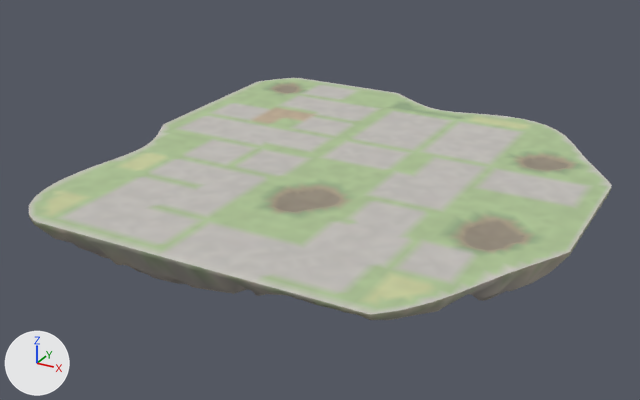
Two versions of the glTF model godot_project/remake/sky/islands/SKY-067.rock.glb, one commit apart.
Before and after are seen from a 50 mm camera at (167.0, -319.0, 141.0) aimed at (-9.0, 1.0, -19.0). Arrows for +X, +Y and +Z are at lower left; the lights stay in place. The picture after the commit comes second.

Names of what the first picture shows: 'deck-col', 'rock'.
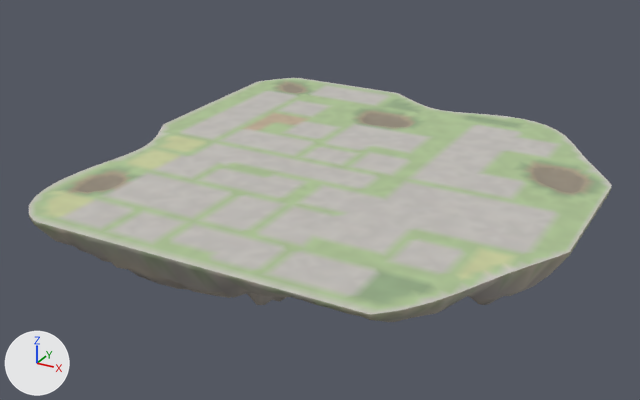
Location of each change, (x1, y1, x2, y2) in pixels of the pictures (640 x 400 px; the box of a moved part takes in the faces that stretch with it):
part 1 of me_deck_col, moved or reshaped
    before: (450, 151, 590, 255)
    after: (452, 154, 598, 255)
part 2 of me_deck_col, built on
    before: (262, 183, 351, 215)
    after: (266, 183, 347, 213)
part 3 of me_deck_col, cut back
    before: (353, 109, 414, 129)
    after: (353, 109, 417, 130)
part 4 of me_deck_col, moved or reshaped
    before: (267, 81, 311, 95)
    after: (270, 81, 311, 95)
part 5 of me_deck_col, cut back
    before: (67, 172, 128, 195)
    after: (67, 169, 134, 195)
part 6 of me_deck_col, recoloured
    both: (53, 79, 606, 307)

Patch to the scene script:
```diff
--- a/godot_project/remake/sky/islands/SKY-067.rock.glb.py
+++ b/godot_project/remake/sky/islands/SKY-067.rock.glb.py
@@ me_deck_col @@
 # used by ob_deck_col; location = (0.0, 0.0, 0.0)
-me_deck_col.from_pydata(...)  # 2887 vertices, 5526 faces; spans x -100.0..110.0, y -106.0..111.0, z -2.0..0.0
+me_deck_col.from_pydata(...)  # 2892 vertices, 5536 faces; spans x -100.0..110.0, y -106.0..111.0, z -2.0..0.0
+# me_deck_col part 1: 29 vertices moved from x 72.0..96.0, y -41.0..51.0, z -2.0..0.0 to x 76.0..99.0, y -41.0..51.0, z -2.0..0.0; 146 vertices removed from x 68.0..96.0, y -46.0..56.0, z -2.0..0.0; 104 vertices added at x 72.0..99.0, y -45.0..51.0, z -2.0..0.0
+# me_deck_col part 2: 13 vertices moved from x -3.0..19.0, y -47.0..-33.0, z -2.0..0.0 to x 0.0..16.0, y -45.0..-33.0, z 0.0; 82 vertices removed from x -6.0..19.0, y -52.0..-24.0, z -2.0..0.0; 17 vertices added at x -4.0..16.0, y -49.0..-25.0, z 0.0
+# me_deck_col part 3: 8 vertices moved from x -16.0..-4.0, y 59.0..71.0, z 0.0 to x -20.0..-4.0, y 59.0..71.0, z -2.0..0.0; 20 vertices removed from x -20.0..4.0, y 59.0..75.0, z 0.0; 81 vertices added at x -22.0..6.0, y 58.0..78.0, z -2.0..0.0
+# me_deck_col part 4: 11 vertices moved from x -86.0..-72.0, y 85.0..98.0, z -1.0..0.0 to x -85.0..-70.0, y 87.0..98.0, z -1.0..0.0; 35 vertices removed from x -87.0..-72.0, y 83.0..99.0, z -2.0..0.0; 37 vertices added at x -84.0..-69.0, y 83.0..100.0, z -2.0..0.0
+# me_deck_col part 5: 4 vertices moved from x -80.0..-76.0, y -69.0..-61.0, z 0.0 to x -80.0..-76.0, y -69.0..-61.0, z -2.0..-1.0; 10 vertices removed from x -80.0..-72.0, y -73.0..-57.0, z 0.0; 59 vertices added at x -84.0..-69.0, y -76.0..-53.0, z -2.0..0.0
+# me_deck_col part 6: 1838 kept faces spanning x -92.0..108.0, y -106.0..107.0, z -2.0..0.0 get new vertex colours
 me_deck_col.materials.append(mat_sky_deck)
```
